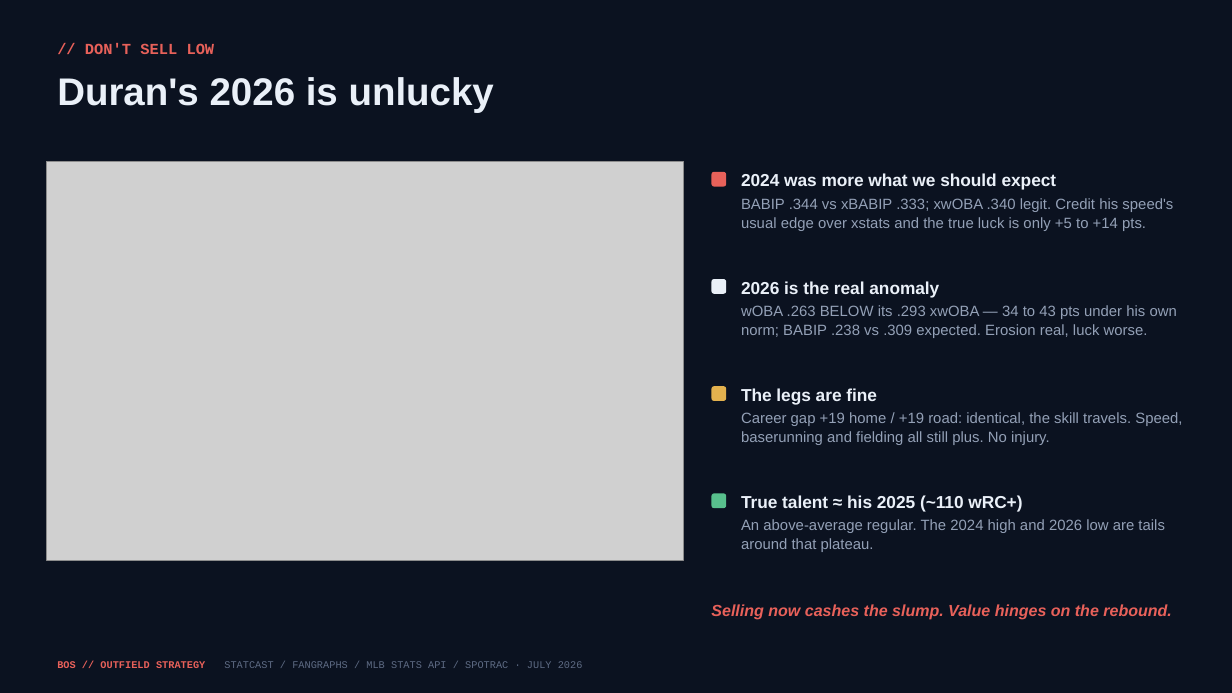
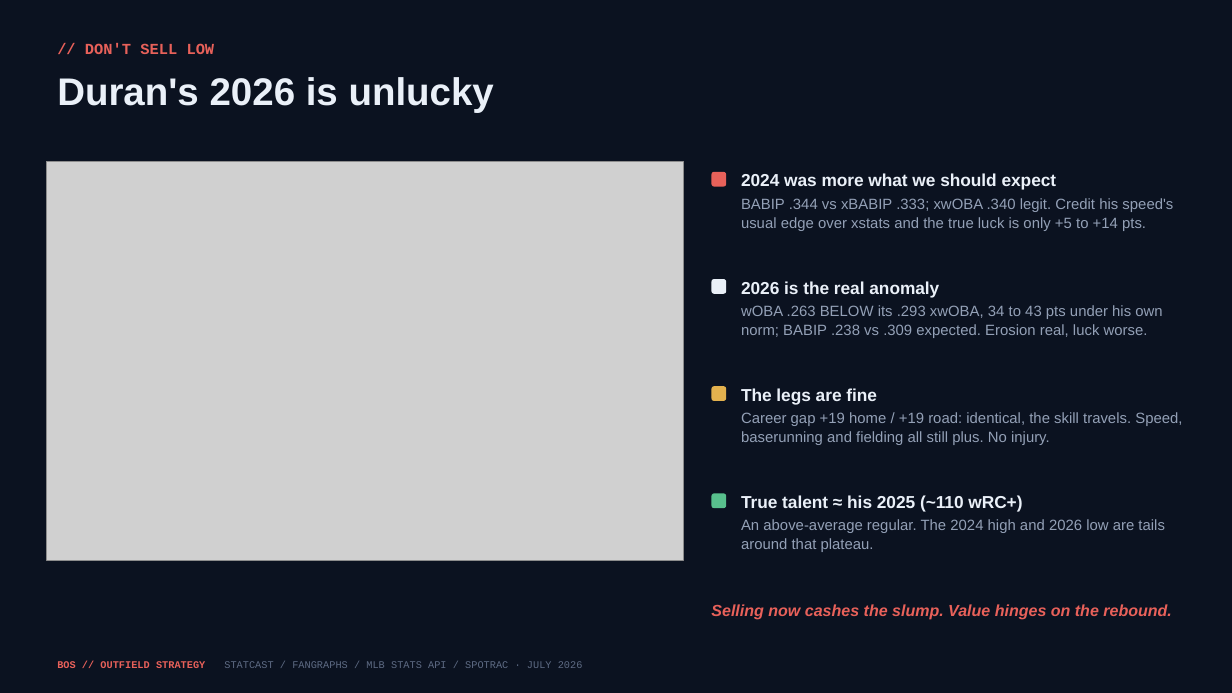
Before and after one commit to justinloo12/jarren-duran-outlier-analysis, a slide deck: slide 6 of outputs/Red_Sox_Outfield_Strategy.pptx. Drawn at 1232x693 pixels with LibreOffice and Linux fonts; fonts in the diff are those of the drawing; grey boxes stand for pictures. Boxes give left, top, right and bottom in pixels: in the first picture for what was removed or moved away, otherwise in the second. Text is boxed around its words. In the diff, an @@ line names an element or a change of style, - is before the commit and + after.

```diff
--- a/outputs/Red_Sox_Outfield_Strategy.pptx
+++ b/outputs/Red_Sox_Outfield_Strategy.pptx
@@ text at bbox=[741, 305, 1162, 338]: text changed @@
-wOBA .263 BELOW its .293 xwOBA — 34 to 43 pts under his own norm; BABIP .238 vs .309 expected. Erosion real, luck worse.
+wOBA .263 BELOW its .293 xwOBA, 34 to 43 pts under his own norm; BABIP .238 vs .309 expected. Erosion real, luck worse.
```
Also in this commit, not shown: 13 other slides changed, 6 other files.
